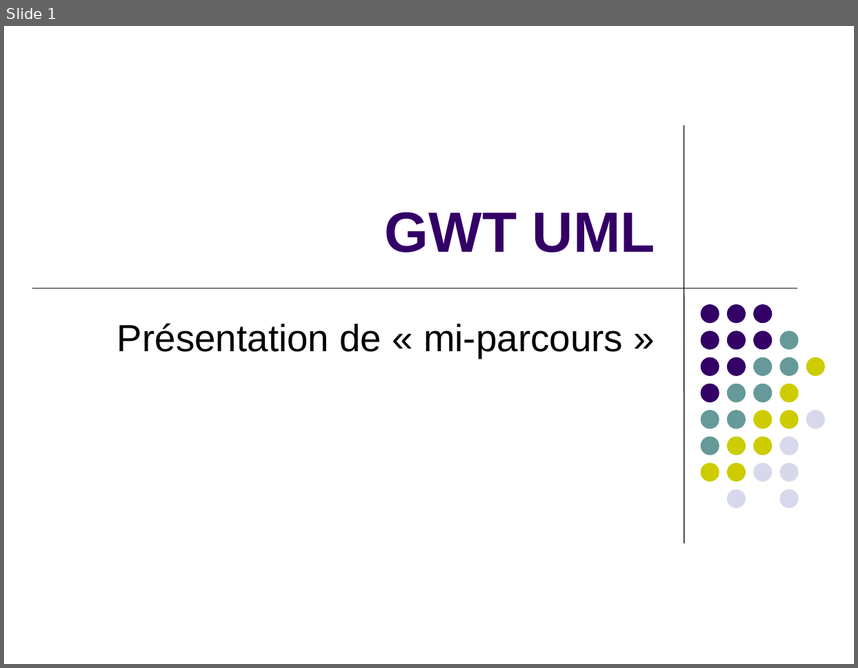
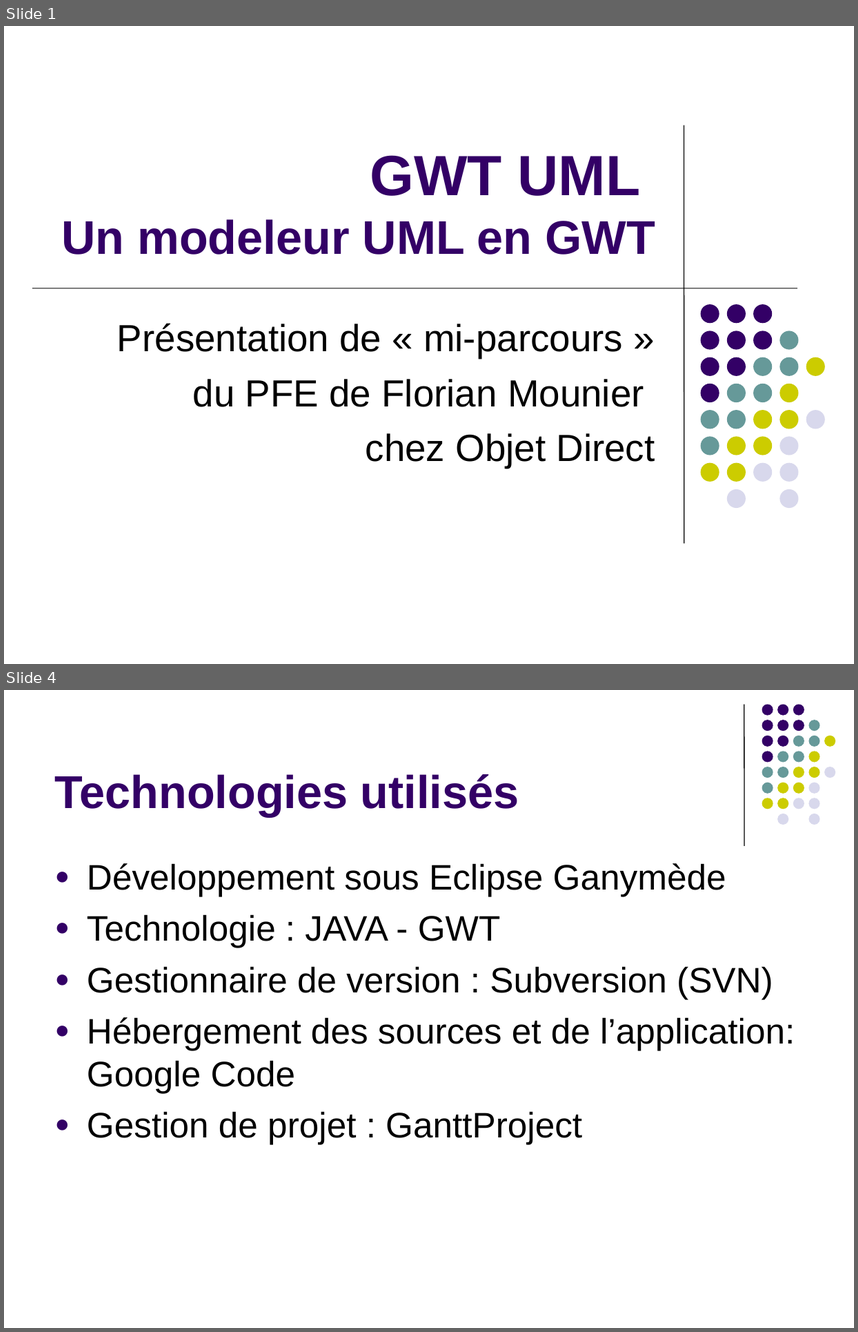
Before and after one commit to raphaelbrugier/gwtuml, a slide deck: wiki/PresentationSoutenanceMiParcours.ppt. Shown one above the other, each under a label of ours: slide 1 before the commit, slides 1 and 4 after it; the slides between them are not shown. The pictures are 858x668 and 858x1332 pixels, drawn with LibreOffice and Linux fonts; fonts in the diff are those of the drawing. Boxes give left, top, right and bottom in pixels: in the first picture for what was removed or moved away, otherwise in the second. Text is boxed around its words. In the diff, an @@ line names an element or a change of style, - is before the commit and + after.

```diff
--- a/wiki/PresentationSoutenanceMiParcours.ppt
+++ b/wiki/PresentationSoutenanceMiParcours.ppt
@@ slide 4 added at [4, 690, 854, 1328], background #FFFFFF @@
@@ line added from (744, 704) to (744, 845), #000000 0.74 pt @@
@@ title added at [55, 774, 519, 816], 39 pt, text #330066, bold @@
+Technologies utilisés
@@ group added at [762, 704, 835, 825]: 31 ellipses @@
@@ text added at [87, 863, 795, 1144], 30 pt, text #000000 @@
+● Développement sous Eclipse Ganymède
+● Technologie : JAVA - GWT
+● Gestionnaire de version : Subversion (SVN)
+● Hébergement des sources et de l’application: Google Code
+● Gestion de projet : GanttProject
@@ slide 1 changed as well @@
@@ title at [61, 155, 655, 254]: text changed; size 48 to 40 pt @@
-GWT UML
+GWT UML
+Un modeleur UML en GWT
@@ subtitle at [193, 379, 655, 468]: paragraphs added @@
+du PFE de Florian Mounier
+chez Objet Direct
```
Also in this commit, not shown: 1 other slide changed, 12 other slides added, 7 slides removed, 1 other file.
